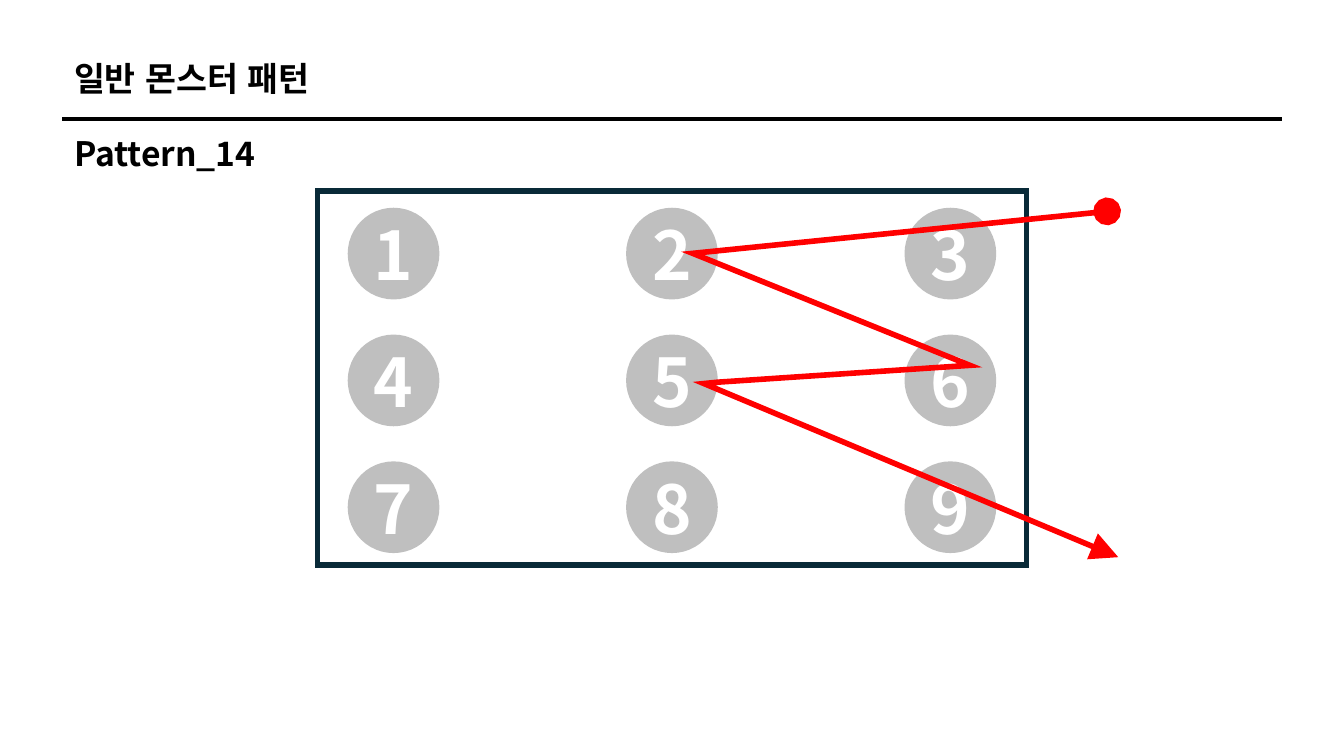
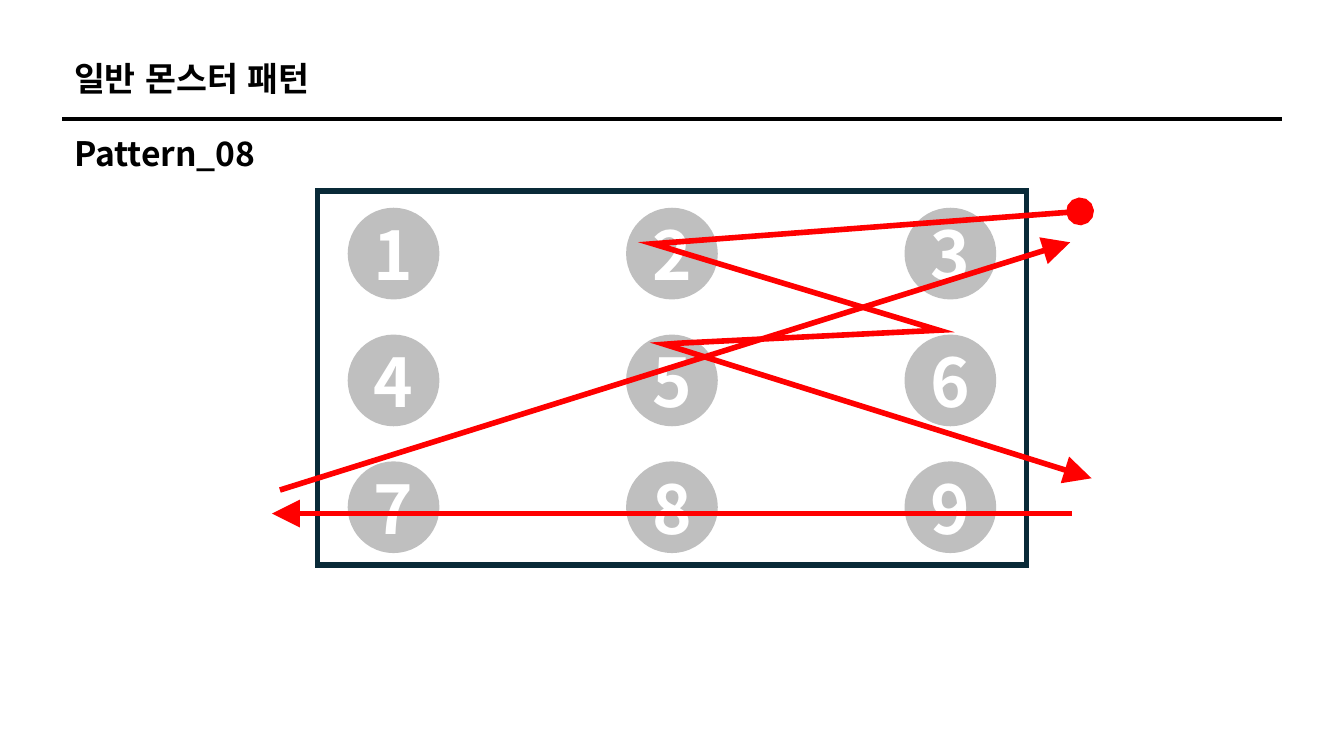
Before and after one commit to ikarijaeyoung/Project_SkyPower, a slide deck: slide 57 of Project_Design/백승헌/전투기획.pptx (slide 63 before the commit). Drawn at 1344x756 pixels with LibreOffice and Linux fonts; fonts in the diff are those of the drawing. Boxes give left, top, right and bottom in pixels: in the first picture for what was removed or moved away, otherwise in the second. Text is boxed around its words. In the diff, an @@ line names an element or a change of style, - is before the commit and + after.

```diff
--- a/Project_Design/백승헌/전투기획.pptx
+++ b/Project_Design/백승헌/전투기획.pptx
@@ text at [74, 141, 256, 172]: text changed @@
-Pattern_14
+Pattern_08
@@ freeform shape: place and size @@
-freeform shape at [693, 212, 1118, 558]
+freeform shape at [653, 212, 1092, 479]
@@ freeform shape added at [280, 242, 1071, 490], outline #FF0000 4 pt @@
@@ freeform shape added at [272, 509, 1073, 514], outline #FF0000 4 pt @@
```
Also in this commit, not shown: 9 other slides changed, 6 slides removed.
